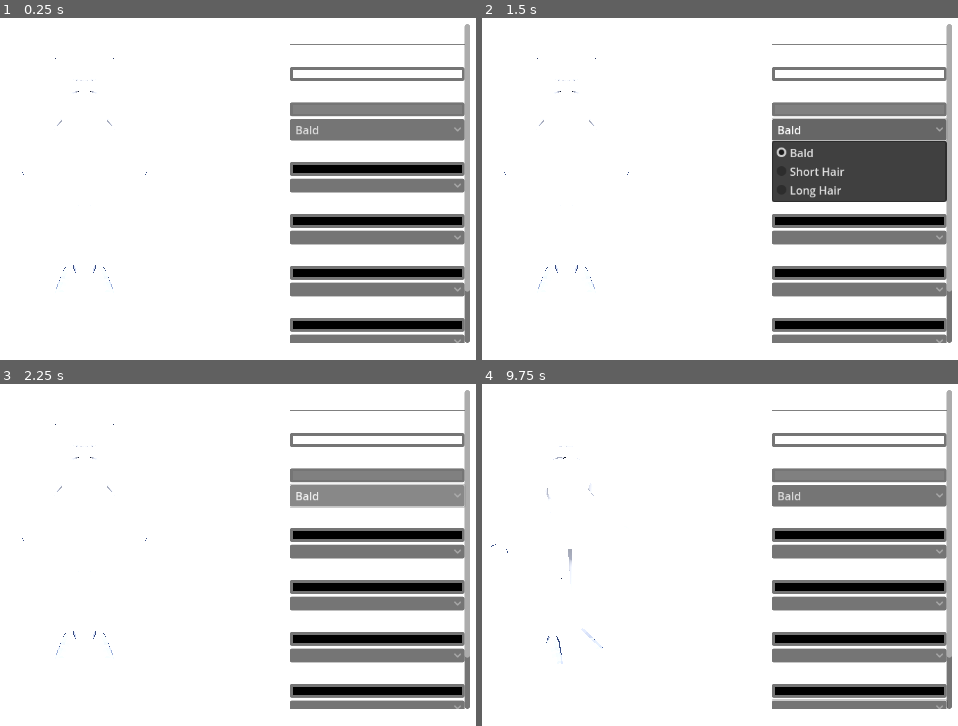
Above: before the commit, frames 1-4 (two rows, left to right).
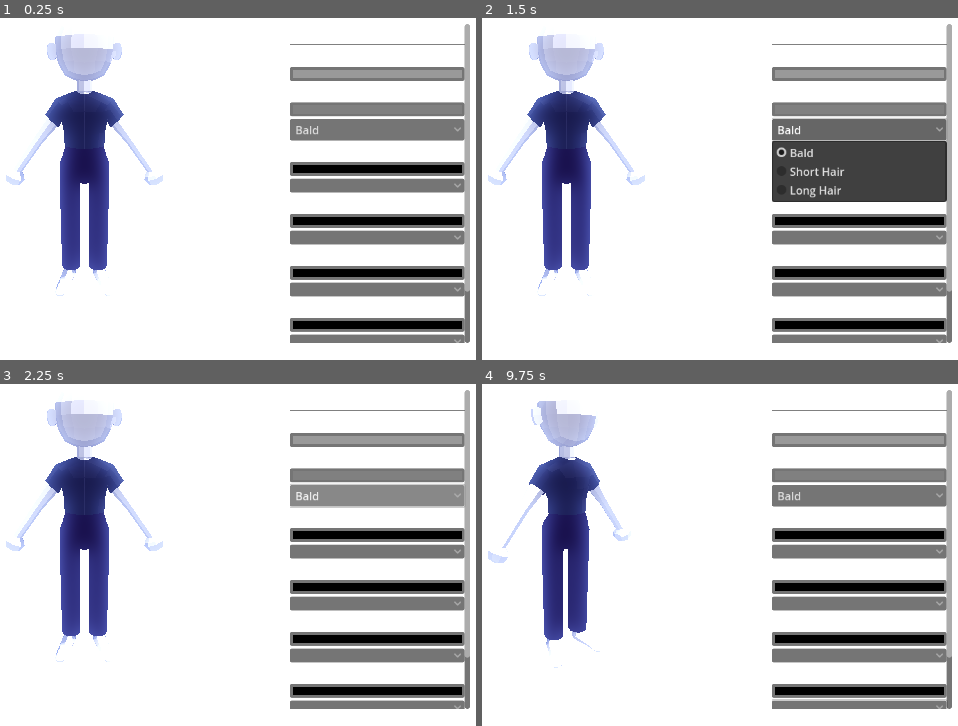
Above: after the commit, the same moments.

Repository: bizzarre-star/character-creator
Game: Godot game, scene res://scenes/main.tscn
Two runs of this game, one before a commit and one after it. Both use one fixed random seed, a clock stepped at 60 frames per second and the inputs below.
Inputs (mouse positions are in pixels of both pictures, inside the frame that each line leads up to):
- Up to frame 1 (0.25 s): no input
- Up to frame 2 (1.5 s): click "Randomize" at 0.5 s; click "Bald" at 1.25 s
- Up to frame 3 (2.25 s): click "Bald" at 2 s
- Up to frame 4 (9.75 s): click "Randomize" at 2.75 s; click "Bald" at 3.5 s; click "Randomize" at 4.25 s; click (858, 551) at 5 s; click (858, 602) at 5.75 s; click (858, 654) at 6.5 s; click (858, 708) at 7.25 s; click "Reset" at 8 s; tap Enter at 8.75 s; move the mouse to (743, 527) at 8.77 s; click (743, 527) at 8.92 s; tap Space at 9.5 s; drag from (outside the picture) to (524, 640) at 9.52 s

The runs differ from the first frame. In frame 1, 7.7% of the frame differs, in the area x 1-98%, y 4-82%; in frame 2, 7.7%; in frame 3, 7.7%; in frame 4, 7.3%.

Commit message:
Fixed the model, color options work, different clothing options don't work yet

Diff:
--- /dev/null
+++ b/character-creator/assets/CharacterModel.tscn
@@ -0,0 +1,25 @@
+[gd_scene load_steps=5 format=3 uid="uid://c84gj8mx6slu6"]
+
+[ext_resource type="PackedScene" uid="uid://cvyiqrmftmqcq" path="res://assets/char_create_base.glb" id="1_3gsql"]
+[ext_resource type="Material" uid="uid://c25e76210s7rd" path="res://materials/body_mat.tres" id="2_o3ycm"]
+[ext_resource type="Material" uid="uid://ck554248cmag0" path="res://materials/shirt_mat.tres" id="3_phxfu"]
+[ext_resource type="Material" uid="uid://dg3w7ockpd5ki" path="res://materials/pants_mat.tres" id="4_6e6gx"]
+
+[node name="char_create_base" instance=ExtResource("1_3gsql")]
+
+[node name="Body" parent="." index="0"]
+material_override = ExtResource("2_o3ycm")
+
+[node name="Shirt1" parent="." index="1"]
+material_override = ExtResource("3_phxfu")
+
+[node name="Shirt2" parent="." index="2"]
+visible = false
+material_override = ExtResource("3_phxfu")
+
+[node name="Pants1" parent="." index="3"]
+material_override = ExtResource("4_6e6gx")
+
+[node name="Pants2" parent="." index="4"]
+visible = false
+material_override = ExtResource("4_6e6gx")
--- /dev/null
+++ b/character-creator/materials/body_mat.tres
@@ -0,0 +1,7 @@
+[gd_resource type="StandardMaterial3D" format=3 uid="uid://c25e76210s7rd"]
+
+[resource]
+albedo_color = Color(0.796173, 0.64397, 0.521347, 1)
+roughness = 0.78
+emission_enabled = true
+emission = Color(0.184864, 0.0928826, 0.204922, 1)
--- /dev/null
+++ b/character-creator/materials/pants_mat.tres
@@ -0,0 +1,8 @@
+[gd_resource type="StandardMaterial3D" format=3 uid="uid://dg3w7ockpd5ki"]
+
+[resource]
+albedo_color = Color(0.530832, 0.722931, 0.875273, 1)
+metallic_specular = 0.09
+emission_enabled = true
+emission = Color(0.0941501, 0.0692919, 0.214812, 1)
+normal_scale = 16.0
--- /dev/null
+++ b/character-creator/materials/shirt_mat.tres
@@ -0,0 +1,7 @@
+[gd_resource type="StandardMaterial3D" format=3 uid="uid://ck554248cmag0"]
+
+[resource]
+albedo_color = Color(0.179044, 0.30649, 0.237319, 1)
+metallic_specular = 0.2
+emission_enabled = true
+emission = Color(0.0959835, 0.0984198, 0.230115, 1)
--- a/character-creator/scenes/character.tscn
+++ b/character-creator/scenes/character.tscn
@@ -1,11 +1,13 @@
 [gd_scene load_steps=3 format=3 uid="uid://dyy2wybmspfbh"]
 
 [ext_resource type="Script" uid="uid://bu4fa6n841ido" path="res://scripts/character.gd" id="1_agfs1"]
-[ext_resource type="PackedScene" uid="uid://ejq7cemqdei1" path="res://assets/char_create_base.glb" id="2_rkhd4"]
+[ext_resource type="PackedScene" uid="uid://c84gj8mx6slu6" path="res://assets/CharacterModel.tscn" id="2_rkhd4"]
 
 [node name="Character" type="CharacterBody3D"]
 script = ExtResource("1_agfs1")
 
-[node name="CharacterContainer" type="Node3D" parent="."]
+[node name="CharacterContainer" type="Node3D" parent="." groups=["character_container"]]
 
-[node name="CharacterModel" parent="CharacterContainer" groups=["character_container"] instance=ExtResource("2_rkhd4")]
+[node name="CharacterModel" parent="CharacterContainer" instance=ExtResource("2_rkhd4")]
+
+[node name="char_create_base" parent="CharacterContainer/CharacterModel" instance=ExtResource("2_rkhd4")]
--- a/character-creator/scenes/main.tscn
+++ b/character-creator/scenes/main.tscn
@@ -25,6 +25,7 @@
 [node name="Lighting" type="Node3D" parent="."]
 
 [node name="KeyLight" type="DirectionalLight3D" parent="Lighting"]
+transform = Transform3D(0.149167, -0.94695, 0.284668, -0.0801043, 0.27537, 0.957995, -0.985562, -0.165704, -0.0347788, 10.0321, 6.28565, 2.73427)
 light_color = Color(0.875115, 0.884261, 0.928935, 1)
 light_energy = 2.0
 shadow_enabled = true
@@ -40,4 +41,3 @@
 environment = SubResource("Environment_o5qli")
 
 [node name="CustomizationPanel" parent="." instance=ExtResource("4_jyhfs")]
-anchors_preset = 6
--- a/character-creator/scripts/character.gd
+++ b/character-creator/scripts/character.gd
@@ -1,15 +1,9 @@
 extends CharacterBody3D
 
 @onready var character_container: Node3D = $CharacterContainer
-@onready var character_model: Node3D = $CharacterContainer/CharacterModel
+@onready var character_model: Node3D = $CharacterContainer/CharacterModel/char_create_base
 
-var skin_materials: Array[BaseMaterial3D] = []
-var hair_materials: Array[BaseMaterial3D] = []
-var shirt_materials: Array[BaseMaterial3D] = []
-var jacket_materials: Array[BaseMaterial3D] = []
-var pants_materials: Array[BaseMaterial3D] = []
-var shoes_materials: Array[BaseMaterial3D] = []
-
+var body_mesh: MeshInstance3D
 var hair_mesh: MeshInstance3D
 var shirt_mesh: MeshInstance3D
 var jacket_mesh: MeshInstance3D
@@ -27,39 +21,34 @@
 func _cache_materials() -> void:
 	for child in character_model.find_children("*", "MeshInstance3D"):
 		var mesh := child as MeshInstance3D
-		if not mesh or mesh.mesh:
+		if not mesh or not mesh.mesh:
 			continue
 
 		var surface_count: int = mesh.mesh.get_surface_count()
 
 		for surface_idx in range(surface_count):
 			var material = mesh.get_active_material(surface_idx)
-			if material and material is StandardMaterial3D:
+			if material and material is BaseMaterial3D:
 				var unique_material := material.duplicate() as StandardMaterial3D
 
 				match child.name:
-					"Base_body":
+					"Body":
 						child.set_surface_override_material(surface_idx, unique_material)
-						skin_materials.append(unique_material)
+						body_mesh = child
 					HAIR_MESH_NAME:
 						child.set_surface_override_material(surface_idx, unique_material)
-						hair_materials.append(unique_material)
 						hair_mesh = child
-					"Base_shirt":
+					"Shirt1":
 						child.set_surface_override_material(surface_idx, unique_material)
-						shirt_materials.append(unique_material)
 						shirt_mesh = child
 					"Base_jacket":
 						child.set_surface_override_material(surface_idx, unique_material)
-						jacket_materials.append(unique_material)
 						jacket_mesh = child
-					"Base_pants":
+					"Pants1":
 						child.set_surface_override_material(surface_idx, unique_material)
-						pants_materials.append(unique_material)
 						pants_mesh = child
 					"Base_shoes":
 						child.set_surface_override_material(surface_idx, unique_material)
-						shoes_materials.append(unique_material)
 						shoes_mesh = child
 
 
@@ -74,16 +63,16 @@
 	match part:
 		CharacterData.BodyPart.BASE:
 			_update_shirt_color(color)
-		CharacterData.BodyPart.HAIR:
-			_update_hair_color(color)
+		#CharacterData.BodyPart.HAIR:
+			#_update_hair_color(color)
 		CharacterData.BodyPart.SHIRT:
 			_update_shirt_color(color)
-		CharacterData.BodyPart.JACKET:
-			_update_jacket_color(color)
+		#CharacterData.BodyPart.JACKET:
+			#_update_jacket_color(color)
 		CharacterData.BodyPart.PANTS:
 			_update_pants_color(color)
-		CharacterData.BodyPart.SHOES:
-			_update_shoes_color(color)
+		#CharacterData.BodyPart.SHOES:
+			#_update_shoes_color(color)
 
 
 func _on_customization_updated() -> void:
@@ -93,13 +82,13 @@
 func _update_from_data() -> void:
 	var data = CustomizationManager.character_data
 	_update_skin_color(data.skin_color)
-	_update_hair_color(data.hair_color)
+	#_update_hair_color(data.hair_color)
 	_update_shirt_color(data.shirt_color)
-	_update_jacket_color(data.jacket_color)
+	#_update_jacket_color(data.jacket_color)
 	_update_pants_color(data.pants_color)
-	_update_shoes_color(data.shoes_color)
-	_update_hair_visibility(data.selected_hair)
-	_update_clothing_visiblity(data)
+	#_update_shoes_color(data.shoes_color)
+	#_update_hair_visibility(data.selected_hair)
+	#_update_clothing_visiblity(data)
 
 
 func _update_hair_visibility(selected_hair: CharacterData.Hairstyle) -> void:
@@ -116,32 +105,26 @@
 
 
 func _update_skin_color(color: Color) -> void:
-	for material in skin_materials:
-		material.albedo_color = color
+	body_mesh.material_override.albedo_color = color
 
 
 func _update_hair_color(color: Color) -> void:
-	for material in hair_materials:
-		material.albedo_color = color
-		material.roughness = 0.7
-		material.metallic = 0.3
+	hair_mesh.material_override.albedo_color = color
+	hair_mesh.material_override.roughness = 0.7
+	hair_mesh.material_override.metallic = 0.3
 
 
 func _update_shirt_color(color: Color) -> void:
-	for material in shirt_materials:
-		material.albedo_color = color
+	shirt_mesh.material_override.albedo_color = color
 
 
 func _update_jacket_color(color: Color) -> void:
-	for material in jacket_materials:
-		material.albedo_color = color
+	jacket_mesh.material_override.albedo_color = color
 
 
 func _update_pants_color(color: Color) -> void:
-	for material in pants_materials:
-		material.albedo_color = color
+	pants_mesh.material_override.albedo_color = color
 
 
 func _update_shoes_color(color: Color) -> void:
-	for material in shoes_materials:
-		material.albedo_color = color
+	shoes_mesh.material_override.albedo_color = color
--- a/character-creator/scripts/character_data.gd
+++ b/character-creator/scripts/character_data.gd
@@ -3,7 +3,7 @@
 enum BodyPart {BASE, HAIR, SHIRT, JACKET, PANTS, SHOES}
 enum Hairstyle {Bald = 0, Short = 1, Long = 2}
 
-@export var skin_color: Color = Color(1.0, 1.0, 1.0, 1.0)
+@export var skin_color: Color = Color(.6, .6, .6, 1.0)
 @export var hair_color: Color = Color(.5, .5, .5, 1.0)
 @export var selected_hair: Hairstyle = Hairstyle.Bald
 @export var shirt_color: Color = Color(0, 0, 0, 1.0)
--- a/character-creator/scripts/customization_manager.gd
+++ b/character-creator/scripts/customization_manager.gd
@@ -49,7 +49,7 @@
 	character_data.pants_color = Color(randf_range(0, 1.0),
 	randf_range(0, 1.0), randf_range(0, 1.0), 1.0)
 
-	character_data.shoe_color = Color(randf_range(0, 1.0),
+	character_data.shoes_color = Color(randf_range(0, 1.0),
 	randf_range(0, 1.0), randf_range(0, 1.0), 1.0)
 
 	character_data.selected_hair = randi_range(0,
Binary file changed: character-creator/assets/char_create_base.glb
Not shown, changed: character-creator/assets/char_create_base.glb.import
